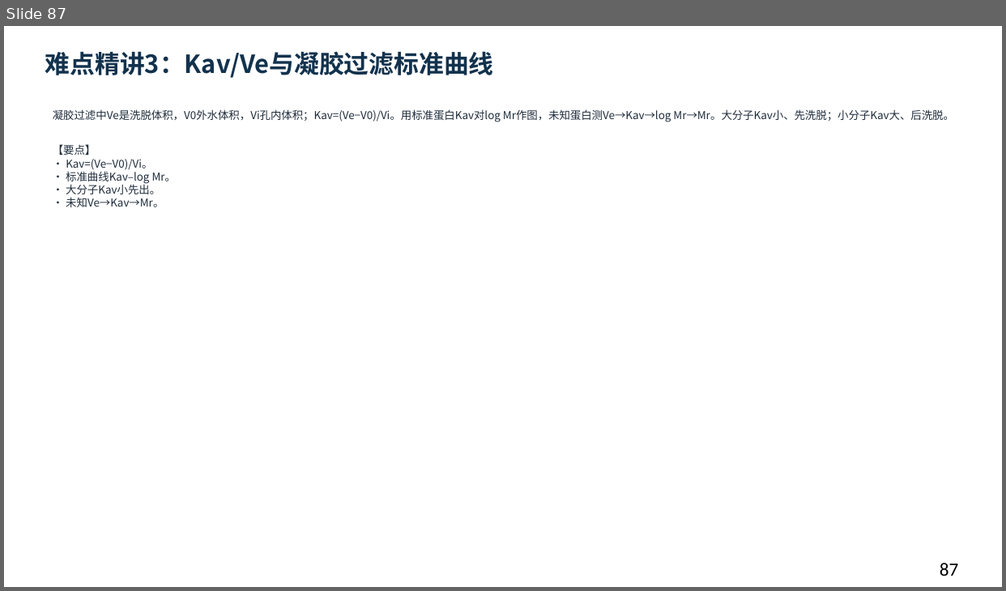
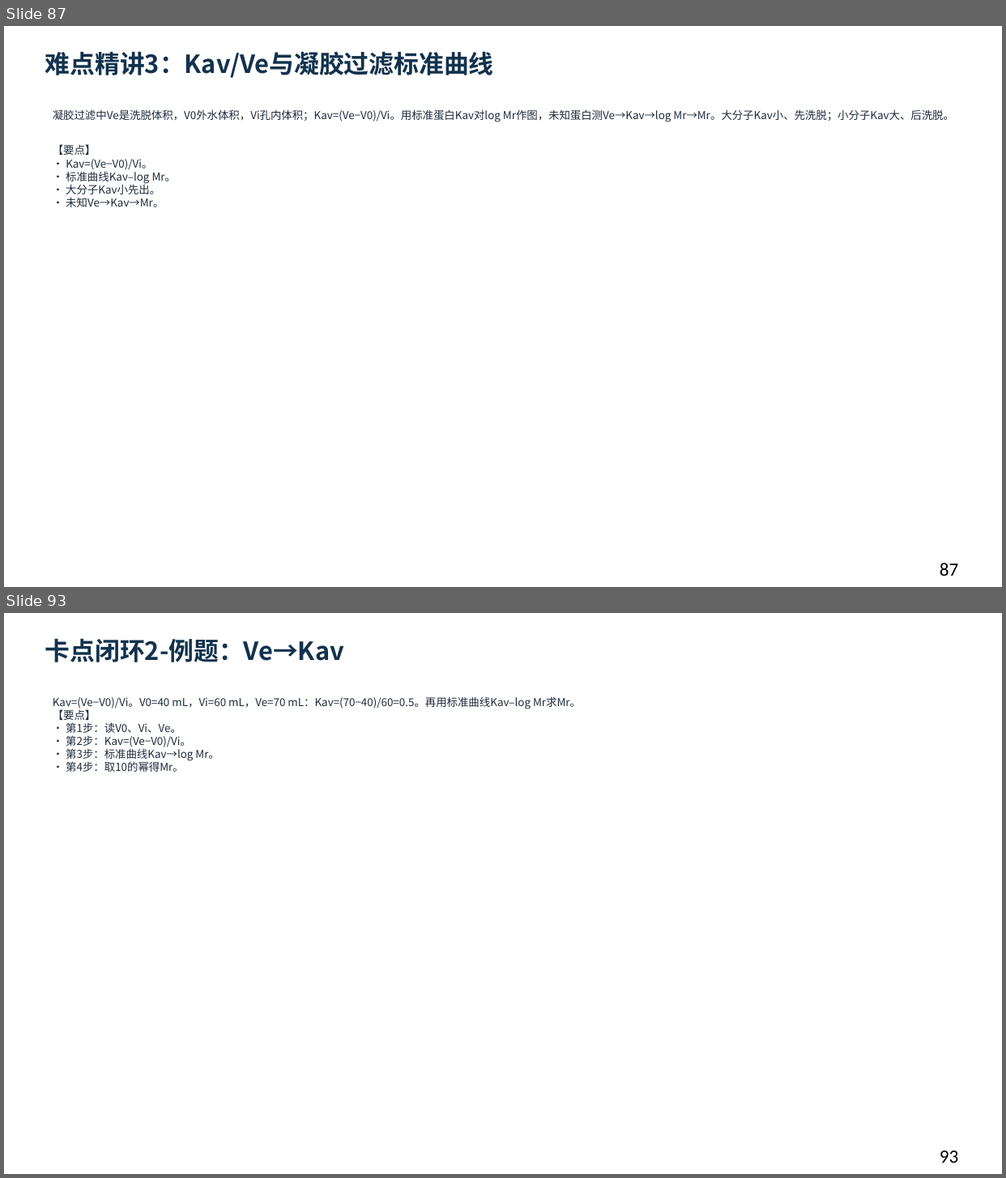
Before and after one commit to newkan-li/Biochemistry, a slide deck: downloads/bc05-ai-style.pptx. Shown one above the other, each under a label of ours: slide 87 before the commit, slides 87 and 93 after it; the slides between them are not shown. The pictures are 1006x591 and 1006x1178 pixels, drawn with LibreOffice and Linux fonts; fonts in the diff are those of the drawing. Boxes give left, top, right and bottom in pixels: in the first picture for what was removed or moved away, otherwise in the second. Text is boxed around its words. In the diff, an @@ line names an element or a change of style, - is before the commit and + after.

```diff
--- a/downloads/bc05-ai-style.pptx
+++ b/downloads/bc05-ai-style.pptx
@@ slide 93 added at bbox=[4, 613, 1002, 1174], background #FFFFFF @@
@@ text added at bbox=[45, 638, 344, 662], 24 pt, text #12324D, bold @@
+卡点闭环2-例题：Ve→Kav
@@ text added at bbox=[53, 696, 581, 772], 10.5 pt, text #202D3C @@
+Kav=(Ve−V0)/Vi。V0=40 mL，Vi=60 mL，Ve=70 mL：Kav=(70−40)/60=0.5。再用标准曲线Kav–log Mr求Mr。
+【要点】
+• 第1步：读V0、Vi、Ve。
+• 第2步：Kav=(Ve−V0)/Vi。
+• 第3步：标准曲线Kav→log Mr。
+• 第4步：取10的幂得Mr。
@@ text added at bbox=[940, 1151, 958, 1163], 18 pt, text #000000 @@
+93
```
Also in this commit, not shown: 1 slide changed, 11 other slides added, 18 other files.
